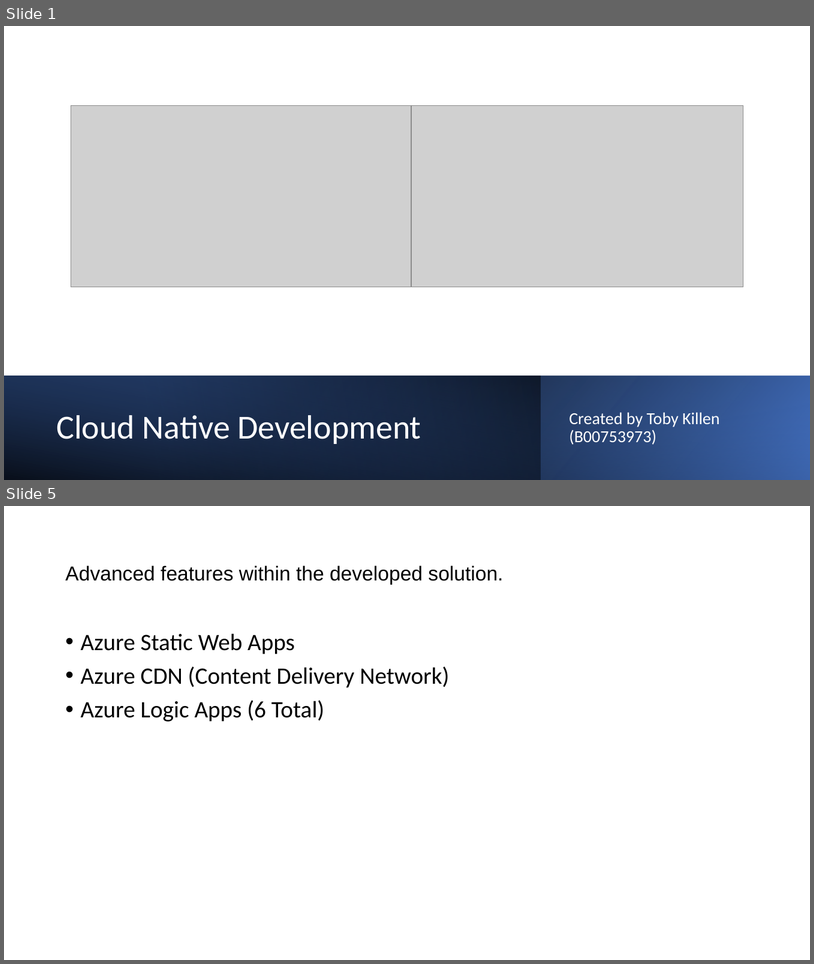
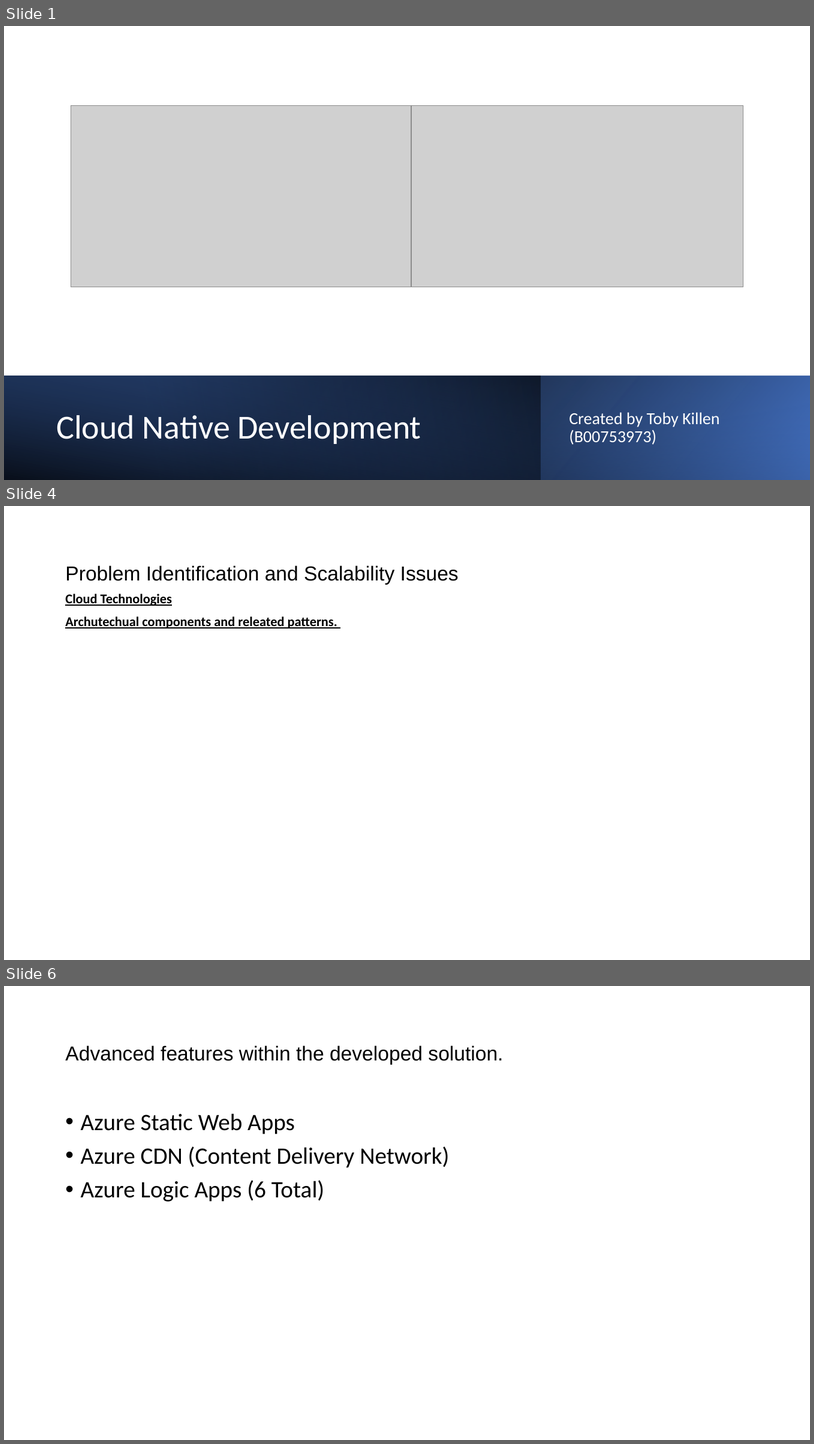
Before and after one commit to DevTobsterr/COM682, a slide deck: Cloud Native Development.pptx. Shown one above the other, each under a label of ours: slides 1 and 5 before the commit, slides 1, 4 and 6 after it; the slides between them are not shown. The pictures are 814x964 and 814x1444 pixels, drawn with LibreOffice and Linux fonts; fonts in the diff are those of the drawing; grey boxes stand for pictures. Boxes give left, top, right and bottom in pixels: in the first picture for what was removed or moved away, otherwise in the second. Text is boxed around its words. In the diff, an @@ line names an element or a change of style, - is before the commit and + after.

```diff
--- a/Cloud Native Development.pptx
+++ b/Cloud Native Development.pptx
@@ slide 4 added at [4, 506, 810, 960], background #FFFFFF @@
@@ title added at [65, 565, 459, 585], 24 pt, text #000000 @@
+Problem Identification and Scalability Issues
@@ text added at [65, 594, 338, 628], 16 pt, text #000000, bold, underline @@
+Cloud Technologies
+Archutechual components and releated patterns.
@@ what was slide 5 is now slide 6 @@
```
Also in this commit, not shown: 2 slides changed, 1 other slide added, 1 slide removed, 1 other file.
